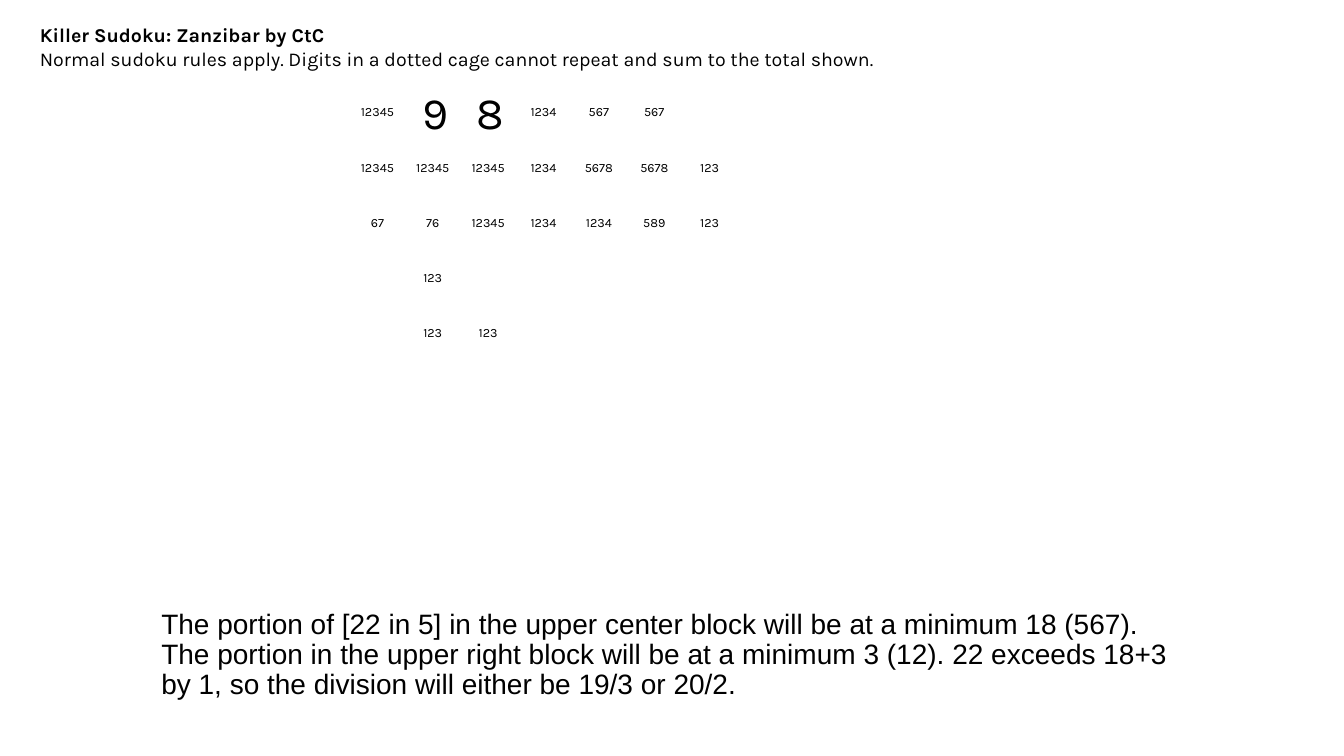
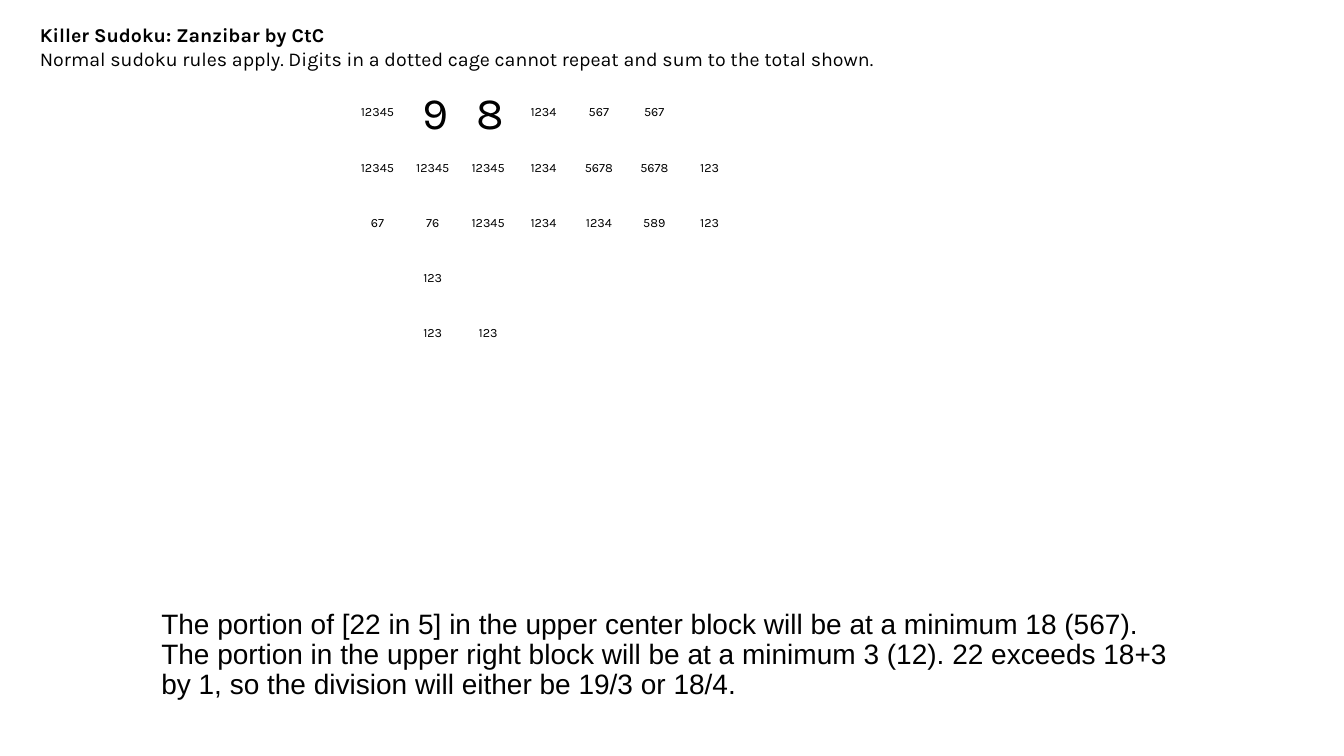
Before and after one commit to jhardis/WSJ_Number_Puzzles, a slide deck: slide 7 of 20261010_1.pptx. Drawn at 1344x756 pixels with LibreOffice and Linux fonts; fonts in the diff are those of the drawing; background and template pictures are left out. Boxes give left, top, right and bottom in pixels: in the first picture for what was removed or moved away, otherwise in the second. Text is boxed around its words. In the diff, an @@ line names an element or a change of style, - is before the commit and + after.

```diff
--- a/20261010_1.pptx
+++ b/20261010_1.pptx
@@ text at (161, 613, 1166, 699): text changed @@
-The portion of [22 in 5] in the upper center block will be at a minimum 18 (567). The portion in the upper right block will be at a minimum 3 (12). 22 exceeds 18+3 by 1, so the division will either be 19/3 or 20/2.
+The portion of [22 in 5] in the upper center block will be at a minimum 18 (567). The portion in the upper right block will be at a minimum 3 (12). 22 exceeds 18+3 by 1, so the division will either be 19/3 or 18/4.
```
Also in this commit, not shown: 1 other slide changed.
